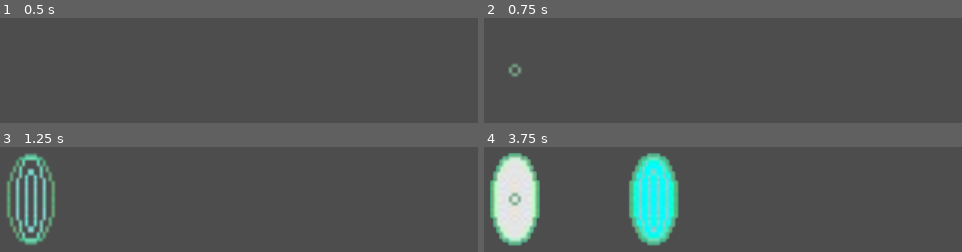
Above: before the commit, frames 1-4 (two rows, left to right).
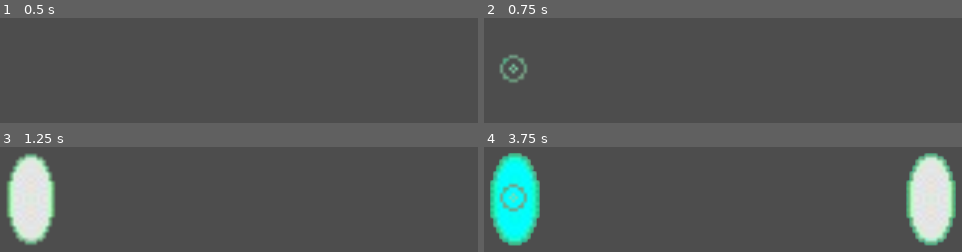
Above: after the commit, the same moments.

Repository: rw197480/WarpJumper
Game: Godot game, scene res://testing.tscn
The game is run twice, just before and just after one commit, with the same random seed, the same clock (stepped at 60 frames per second) and the same inputs. The project has no main scene, so this scene is started directly.
Inputs:
- Up to frame 1 (0.5 s): no input
- Up to frame 2 (0.75 s): tap Enter at 0.5 s; tap Q (Teleport) at 0.6 s
- Up to frame 3 (1.25 s): no input
- Up to frame 4 (3.75 s): tap Q (Teleport) every 0.75 s from 1.35 to 3.6 s

Frame 1 is identical in both runs. In frame 2, 0.8% of the frame differs, in the area x 3-9%, y 35-62%; in frame 3, 6.3%; in frame 4, 22%, in the area x 1-99%, y 5-95%.

Commit message:
Add files via upload

Diff:
--- a/warp-jumper/project.godot
+++ b/warp-jumper/project.godot
@@ -14,6 +14,10 @@
 config/features=PackedStringArray("4.3", "Forward Plus")
 config/icon="res://icon.svg"
 
+[autoload]
+
+Global="*res://teleporting/Global.gd"
+
 [input]
 
 Teleport={
--- /dev/null
+++ b/warp-jumper/teleporting/Global.gd
@@ -0,0 +1,11 @@
+extends Node
+var level = 3
+
+# Called when the node enters the scene tree for the first time.
+func _ready() -> void:
+	pass # Replace with function body.
+
+
+# Called every frame. 'delta' is the elapsed time since the previous frame.
+func _process(delta: float) -> void:
+	pass
--- a/warp-jumper/teleporting/Portal Handler/portal_handler.gd
+++ b/warp-jumper/teleporting/Portal Handler/portal_handler.gd
@@ -7,7 +7,7 @@
 # Called when the node enters the scene tree for the first time.
 func _ready() -> void:
 
-	$Marker2D.position.x = distance[0]
+	$Marker2D.position.x = distance[Global.level -1]
 	pass # Replace with function body.
 
 
--- a/warp-jumper/teleporting/portal.tscn
+++ b/warp-jumper/teleporting/portal.tscn
@@ -46,10 +46,6 @@
 [sub_resource type="AtlasTexture" id="AtlasTexture_5v6no"]
 atlas = ExtResource("2_s2gmc")
 region = Rect2(64, 0, 32, 32)
-
-[sub_resource type="AtlasTexture" id="AtlasTexture_bbimf"]
-atlas = ExtResource("2_s2gmc")
-region = Rect2(96, 0, 32, 32)
 
 [sub_resource type="AtlasTexture" id="AtlasTexture_84421"]
 atlas = ExtResource("2_s2gmc")
@@ -129,9 +125,6 @@
 "texture": SubResource("AtlasTexture_5v6no")
 }, {
 "duration": 1.0,
-"texture": SubResource("AtlasTexture_bbimf")
-}, {
-"duration": 1.0,
 "texture": SubResource("AtlasTexture_84421")
 }, {
 "duration": 1.0,
@@ -151,7 +144,7 @@
 }],
 "loop": false,
 "name": &"PortalOpen",
-"speed": 7.0
+"speed": 9.0
 }, {
 "frames": [{
 "duration": 1.0,
@@ -210,7 +203,7 @@
 [node name="AnimatedSprite2D" type="AnimatedSprite2D" parent="."]
 scale = Vector2(4.28125, 4.34375)
 sprite_frames = SubResource("SpriteFrames_ibldh")
-animation = &"PortalClose"
+animation = &"PortalStay"
 
 [node name="AnimationPlayer" type="AnimationPlayer" parent="."]
 libraries = {
Not shown: 1 places in warp-jumper/teleporting/portal.tscn that only renumber resources
